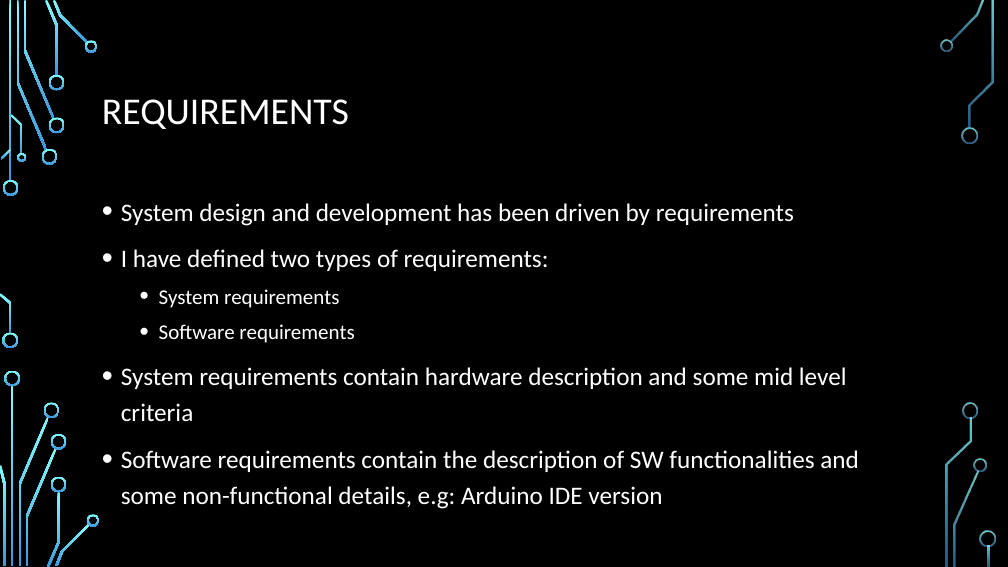
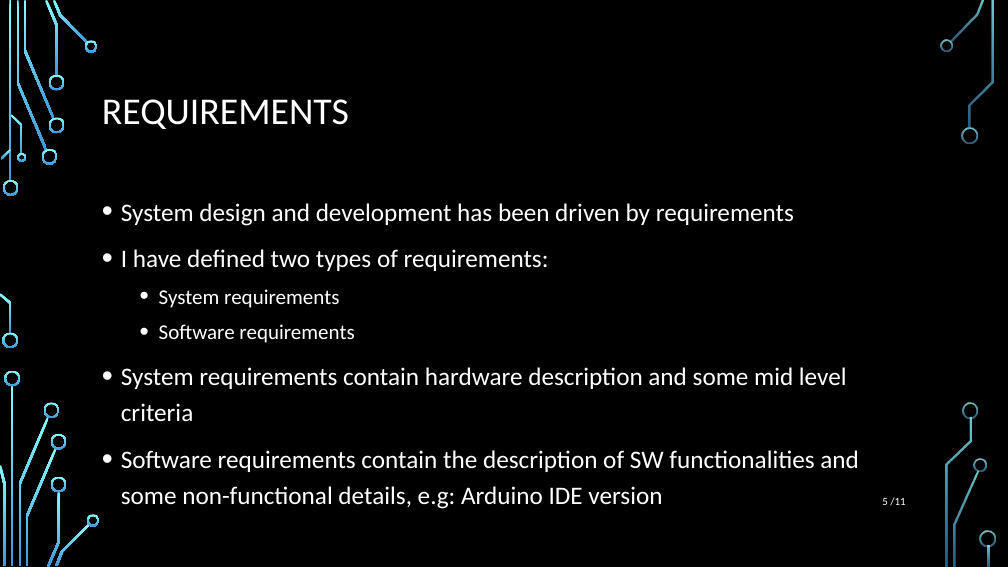
Before and after one commit to tdomi/Onlab, a slide deck: slide 5 of RHNFAE_onlab.pptx. Drawn at 1008x567 pixels with LibreOffice and Linux fonts; fonts in the diff are those of the drawing; background and template pictures are left out. Boxes give left, top, right and bottom in pixels: in the first picture for what was removed or moved away, otherwise in the second. Text is boxed around its words. In the diff, an @@ line names an element or a change of style, - is before the commit and + after.

```diff
--- a/RHNFAE_onlab.pptx
+++ b/RHNFAE_onlab.pptx
@@ page number added at [882, 497, 905, 506], 10.5 pt, text #FFFFFF @@
+5 /11
```
Also in this commit, not shown: 10 other slides changed, 1 other file.
